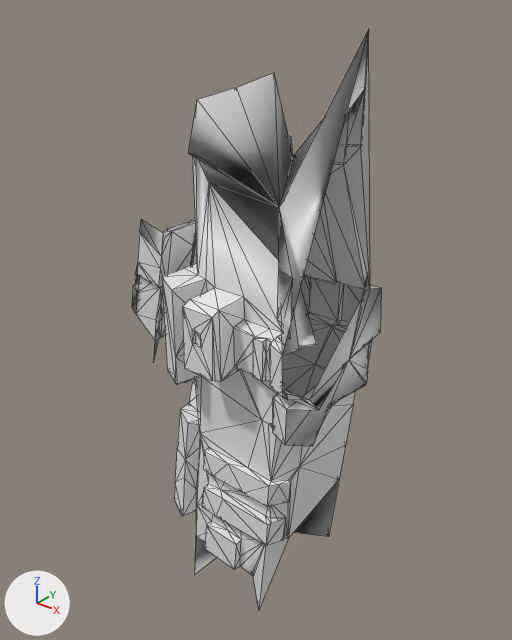
An edit to the OBJ model src/main/resources/assets/kn8/meshes/reno/leg_left.obj, drawn before and after from the same camera.
Both versions are drawn from a 50 mm lens placed at (0.407, -0.675, 1.212), pointed at (-0.138, 0.006, 0.79). The axes (+X, +Y, +Z) are drawn at lower left. The lights are the same throughout. The picture after the commit comes second. Mesh edges are drawn as thin lines. Where no turn or scale is listed for an object, it has been applied to the vertices. Vertices at exactly the same position are counted once.

Objects in the first picture: 'leg_left'.
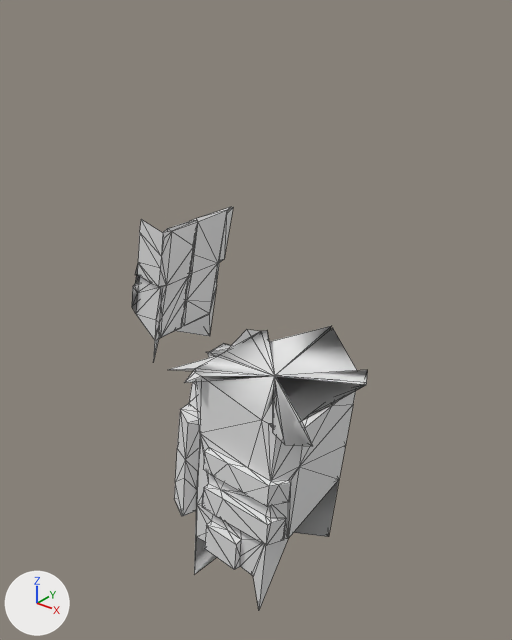
Patch to the scene script:
```diff
--- a/src/main/resources/assets/kn8/meshes/reno/leg_left.obj.py
+++ b/src/main/resources/assets/kn8/meshes/reno/leg_left.obj.py
@@ me_leg_left @@
 # used by ob_leg_left; location = (0.0, 0.0, 0.0)
-me_leg_left.from_pydata(...)  # 498 vertices, 986 faces; spans x -0.295..0.031, y -0.14..0.107, z 0.33..1.159
+me_leg_left.from_pydata(...)  # 298 vertices, 589 faces; spans x -0.295..0.025, y -0.116..0.079, z 0.33..0.928
+# me_leg_left part 1
+# 201 vertices are removed from x -0.199..0.031, y -0.14..0.107, z 0.74..1.159
+# 427 faces are deleted
+# 1 vertex is added at (-0.085, -0.02, 0.734)
+# 30 new faces join them
+# other edits to the shape of me_leg_left do not show in these pictures
```

Pixel boxes (x1, y1, x2, y2) of what changed, in the pictures (512 x 640 px):
'leg_left', reshaped (31% shorter)
    before: (132, 29, 381, 609)
    after: (132, 207, 368, 609)
part 1 of me_leg_left, cut back
    before: (162, 29, 381, 446)
    after: (170, 326, 368, 446)
